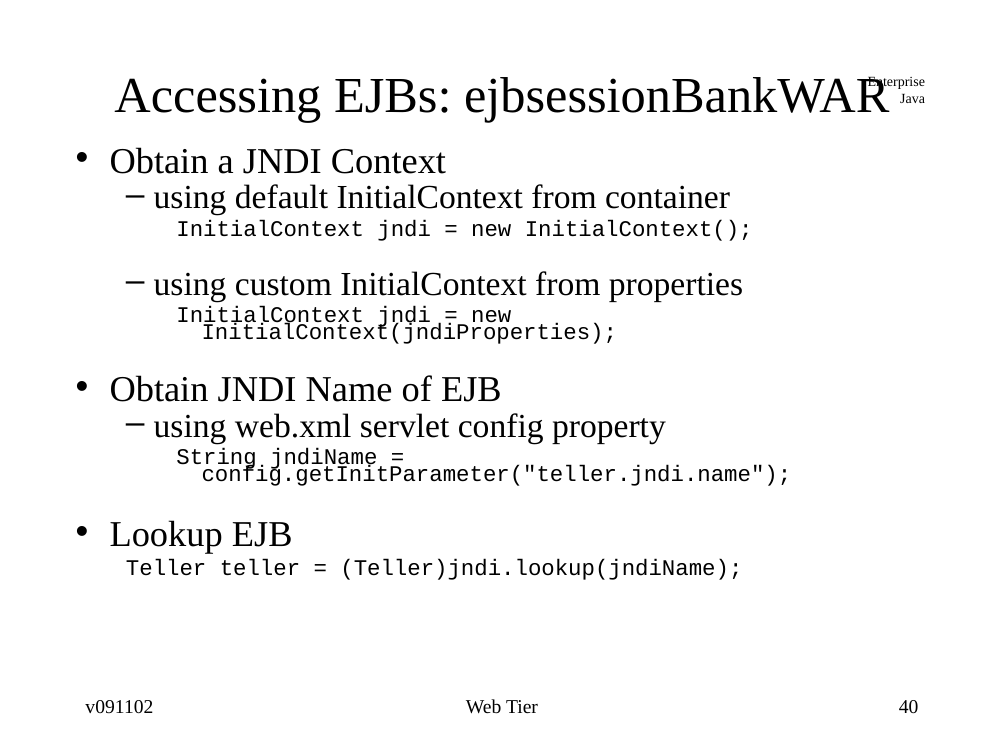
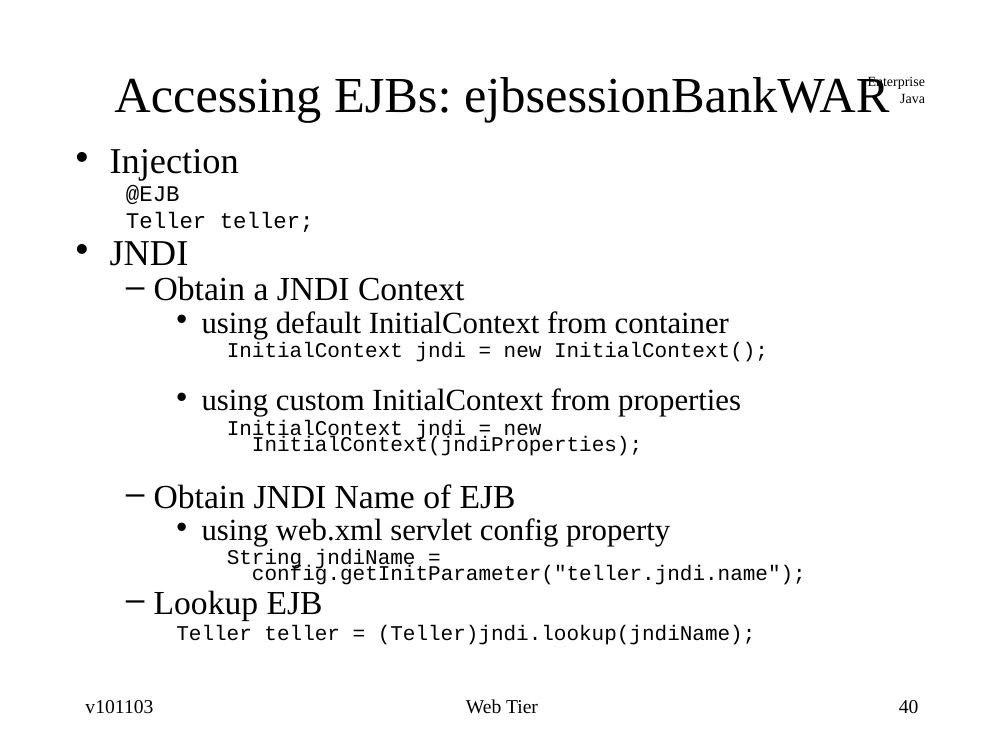
Before and after one commit to jcstaff/ejava-javaee, a slide deck: slide 40 of webtier/src/site/resources/lectures/webTier.ppt. Drawn at 1008x756 pixels with LibreOffice and Linux fonts; fonts in the diff are those of the drawing. Boxes give left, top, right and bottom in pixels: in the first picture for what was removed or moved away, otherwise in the second. Text is boxed around its words. In the diff, an @@ line names an element or a change of style, - is before the commit and + after.

```diff
--- a/webtier/src/site/resources/lectures/webTier.ppt
+++ b/webtier/src/site/resources/lectures/webTier.ppt
@@ text at [110,149,314,266]: paragraphs added @@
+• Injection
+  @EJB
+  Teller teller;
+• JNDI
@@ text at [154,276,806,645]: size 26 to 24 pt in "Obtain a JNDI Context", "Obtain JNDI Name of EJB", "Lookup EJB"; size 24 to 22 pt in "using default InitialContext from container", "using custom InitialContext from properties", "using web.xml servlet config property"; size 16 to 15 pt in "InitialContext jndi = new InitialContext();", "InitialContext jndi = new InitialContext(jndiProperties);", "String jndiName = config.getInitParameter("teller.jndi.name" ...", "Teller teller = (Teller)jndi.lookup(jndiName);"; bullet • to –; list level 1 to 2 in "Obtain a JNDI Context"; bullet – to •; list level 2 to 3 in "using default InitialContext from container"; list level 3 to 4 in "InitialContext jndi = new InitialContext();"; list level 2 to 3 in "using custom InitialContext from properties"; list level 3 to 4 in "InitialContext jndi = new InitialContext(jndiProperties);"; list level 1 to 2 in "Obtain JNDI Name of EJB"; list level 2 to 3 in "using web.xml servlet config property"; list level 3 to 4 in "String jndiName = config.getInitParameter("teller.jndi.name" ..."; list level 1 to 2 in "Lookup EJB"; list level 2 to 3 in "Teller teller = (Teller)jndi.lookup(jndiName);" @@
@@ text at [85,700,153,714]: text changed @@
-v091102
+v101103
```
Also in this commit, not shown: 52 other slides changed, 1 other file.
